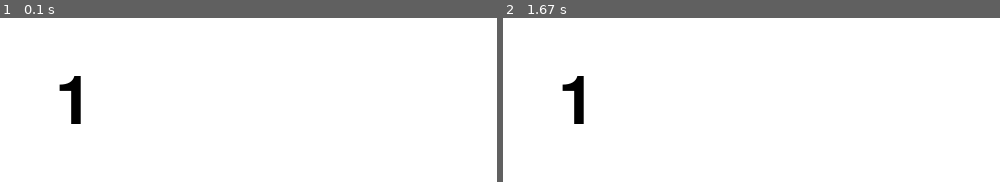
Above: before the commit, frames 1-2 (left to right).
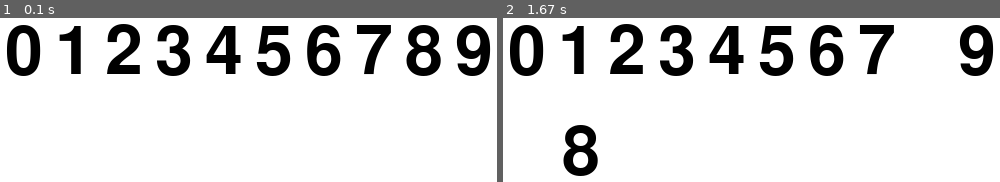
Above: after the commit, the same moments.

Repository: gavintranquilino/mathemati.co
Game: pygame game, started from pygametest.py
The game is run twice, just before and just after one commit, with the same random seed, the same clock (stepped at 60 frames per second) and the same inputs.
Inputs (mouse positions are in pixels of both pictures, inside the frame that each line leads up to):
- Up to frame 1 (0.1 s): no input
- Up to frame 2 (1.67 s): press the mouse at (925, 37) at 0.37 s; move the mouse to (751, 86) at 0.47 s; release the mouse at (577, 137) at 0.6 s

The runs differ from the first frame. In frame 1, 12% of the frame differs, in the area x 1-99%, y 3-65%; in frame 2, 12%.

Commit message:
8/9 pygametest working

Diff:
--- a/pygametest.py
+++ b/pygametest.py
@@ -17,12 +17,43 @@
 
 
 # Function to display a number as an object
-def display_number(x, y):
-    text = patrick.render(str(1), True, (0, 0, 0))  # Render the text
+def display_number(number, x, y):
+    text = patrick.render(str(number), True, (0, 0, 0))  # Render the text
     screen.blit(text, (x, y))  # Draw the text on the screen
 
+def distances(mouse_x, mouse_y, x_positions, y_positions):
+    # return the smallest distance and edit those values
+
+    # dist list is a list with all of the different distances from each number
+    dist = [0, 0, 0, 0, 0, 0, 0, 0, 0, 0]
+
+    for i in range(len(x_positions)):
+
+        # calculate the distance for one of the individual values
+
+        dist[i] = (pygame.math.Vector2(mouse_x - x_positions[i], mouse_y - y_positions[i]).length())
+
+        print(i, dist[i])
+
+    # find the lowest distance of the distances
+
+    for i in range(len(dist) - 1):
+        if dist[i] < dist[i+1]:
+            lowest_index = i
+        else:
+            lowest_index = i+1
+
+    return lowest_index
+
+
 # Initial position of the number
-number_x, number_y = 100, 100
+
+# number_x, number_y = 50, 50
+number_x = [50, 100, 150, 200, 250, 300, 350, 400, 450, 500]
+number_y = [50, 50, 50, 50, 50, 50, 50, 50, 50, 50]
+
+offset_x = [0, 0, 0, 0, 0, 0, 0, 0, 0, 0]
+offset_y = [0, 0, 0, 0, 0, 0, 0, 0, 0, 0]
 
 # Main game loop
 while True:
@@ -36,13 +67,22 @@
     # Get the position of the mouse cursor
     mouse_x, mouse_y = pygame.mouse.get_pos()
 
+    # get the shortest distance away
+    change = distances(mouse_x, mouse_y, number_x, number_y)
+
     # Check if the mouse cursor is within the bounding box of the number
-    if number_x < mouse_x < number_x + 36 and number_y < mouse_y < number_y + 36:
+
+    # needs to change to be the number you want - the one with the lowest distance
+
+    # need to somehow code the distance to the lowest distance
+
+
+    if number_x[change] < mouse_x < number_x[change] + 36 and number_y[change] < mouse_y < number_y[change] + 36:
         # Check for mouse click events
         if pygame.mouse.get_pressed()[0]:  # Left mouse button
             dragging = True
-            offset_x = mouse_x - number_x
-            offset_y = mouse_y - number_y
+            offset_x[change] = mouse_x - number_x[change]
+            offset_y[change] = mouse_y - number_y[change]
 
     # Check for mouse release events
     if not pygame.mouse.get_pressed()[0]:
@@ -50,9 +90,18 @@
 
     # Update the position of the number if dragging
     if dragging:
-        number_x, number_y = mouse_x - offset_x, mouse_y - offset_y
+        number_x[change], number_y[change] = mouse_x - offset_x[change], mouse_y - offset_y[change]
 
     # Display the number at the updated position
-    display_number(number_x, number_y)
+    display_number(0, number_x[0], number_y[0])
+    display_number(1, number_x[1], number_y[1])
+    display_number(2, number_x[2], number_y[2])
+    display_number(3, number_x[3], number_y[3])
+    display_number(4, number_x[4], number_y[4])
+    display_number(5, number_x[5], number_y[5])
+    display_number(6, number_x[6], number_y[6])
+    display_number(7, number_x[7], number_y[7])
+    display_number(8, number_x[8], number_y[8])
+    display_number(9, number_x[9], number_y[9])
 
     pygame.display.flip()  # Update the display
--- /dev/null
+++ b/rangepy.py
@@ -0,0 +1,8 @@
+for i in range(10):
+    print(i)
+
+
+number_x = [50, 100, 150, 200, 250, 300, 350, 400, 450, 500]
+
+for i in range(len(number_x)):
+    print(i)
Not shown, changed: what to include
